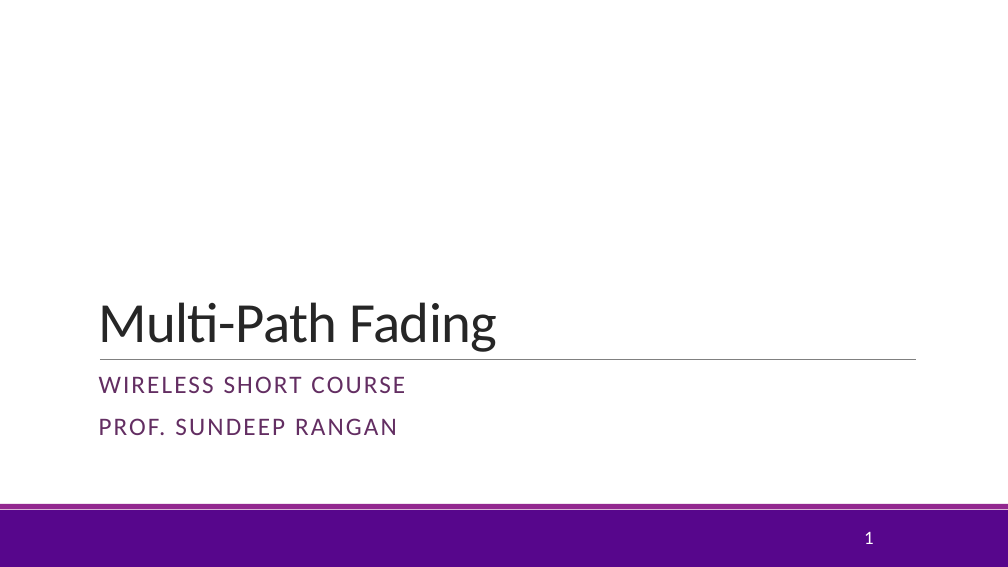
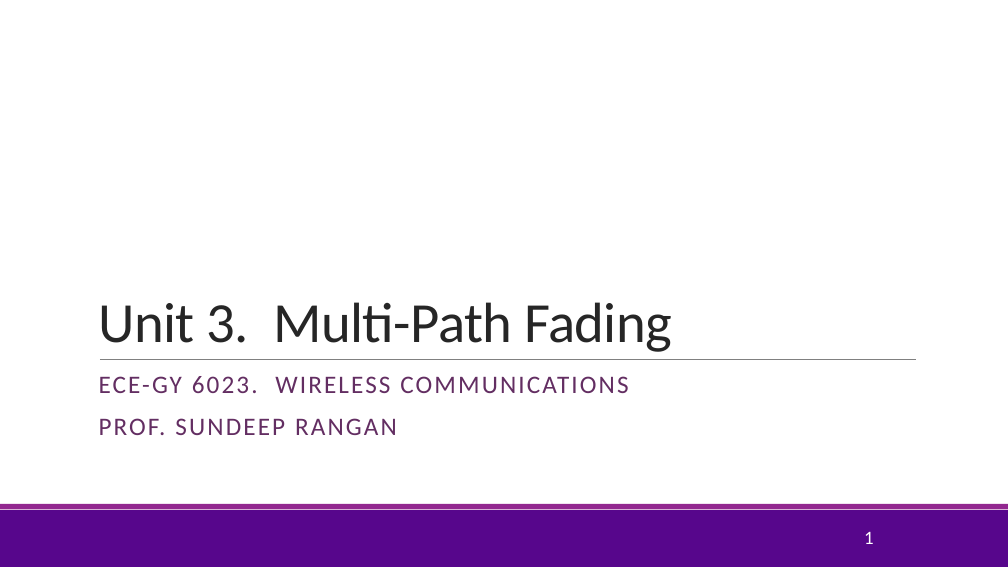
Before and after one commit to sdrangan/wirelesscomm, a slide deck: slide 1 of lectures/Unit03_Fading.pptx. Drawn at 1008x567 pixels with LibreOffice and Linux fonts; fonts in the diff are those of the drawing; background and template pictures are left out. Boxes give left, top, right and bottom in pixels: in the first picture for what was removed or moved away, otherwise in the second. Text is boxed around its words. In the diff, an @@ line names an element or a change of style, - is before the commit and + after.

Commit message:
Renumbered fading unit

```diff
--- a/lectures/Unit03_Fading.pptx
+++ b/lectures/Unit03_Fading.pptx
@@ title at (98, 302, 672, 352): text changed @@
-Multi-Path Fading
+Unit 3. Multi-Path Fading
@@ subtitle at (99, 376, 628, 393): text changed @@
-WIRELESS SHORT COURSE
+ECE-GY 6023. WIRELESS COMMUNICATIONS
```
Also in this commit, not shown: 2 other slides changed, 8 other files.
